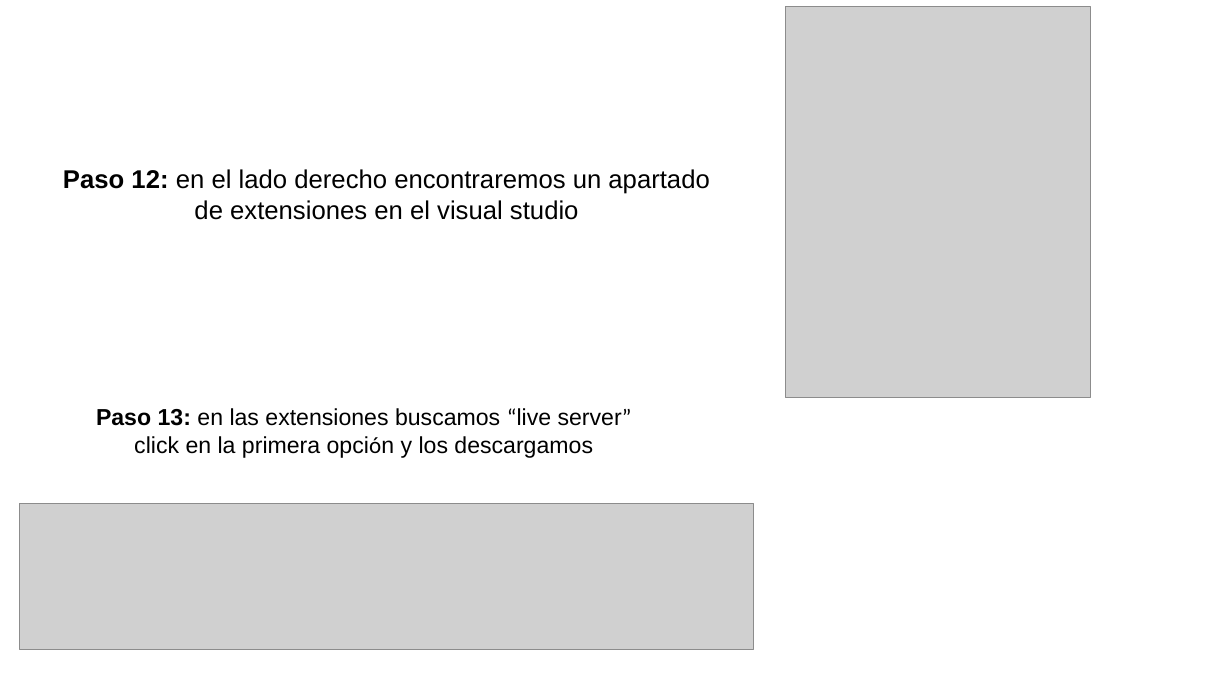
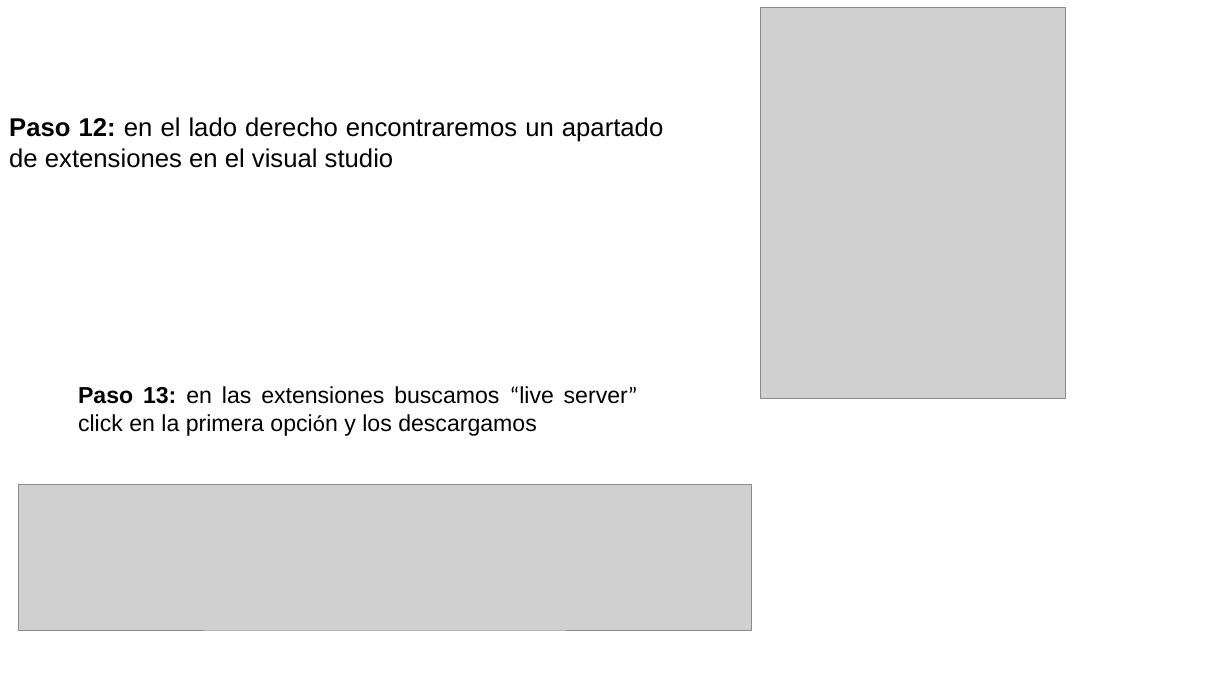
Before and after one commit to ADS02023/eventoDias, a slide deck: slide 20 of DiasEventos.pptx (slide 19 before the commit). Drawn at 1232x693 pixels with LibreOffice and Linux fonts; fonts in the diff are those of the drawing; grey boxes stand for pictures; background and template pictures are left out. Boxes give left, top, right and bottom in pixels: in the first picture for what was removed or moved away, otherwise in the second. Text is boxed around its words. In the diff, an @@ line names an element or a change of style, - is before the commit and + after.

```diff
--- a/DiasEventos.pptx
+++ b/DiasEventos.pptx
@@ picture: place and size @@
-picture at (786,6,1091,397)
+picture at (761,7,1066,398)
@@ text "Paso 12: en el lado ..." at (9,117,663,168): alignment centre to justified @@
@@ text "Paso 12: en el lado ...": place and size @@
-text "Paso 12: en el lado ..." at (63,169,709,220)
+text "Paso 12: en el lado ..." at (9,117,663,168)
@@ text "Paso 13: en las extensiones ...": place and size @@
-text "Paso 13: en las extensiones ..." at (96,408,632,458)
+text "Paso 13: en las extensiones ..." at (78,386,638,436)
@@ text "Paso 13: en las extensiones ..." at (78,386,638,436): alignment centre to justified @@
@@ picture: place and size @@
-picture at (20,504,754,650)
+picture at (18,484,752,630)
```
Also in this commit, not shown: 15 other slides changed, 13 slides added, 2 slides removed, 4 other files.
